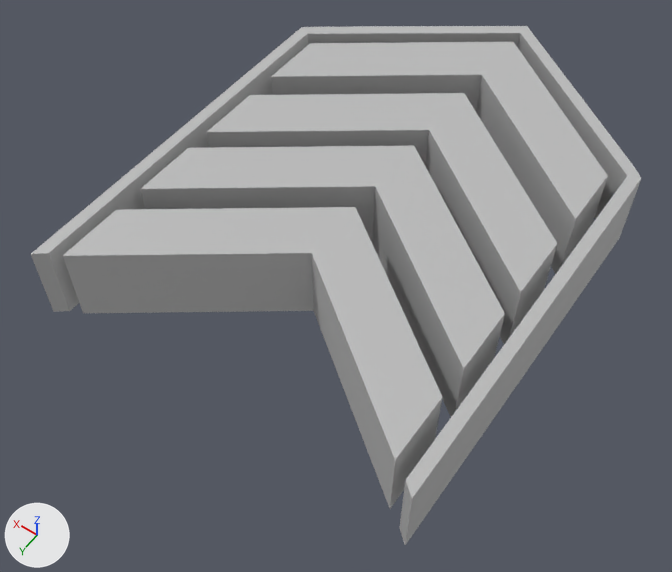
The FBX model Assets/Models/General Props/Icon/ArrowDown.fbx: old version first, new version second.
Rendered twice from a camera (50 mm lens) standing at (-11.41, 9.97, 8.8) and looking at (-7.23, 4.11, -0.41). The lights are fixed; the arrows at lower left show +X, +Y and +Z. Where no turn or scale is listed for an object, it has been applied to the vertices.

The first picture shows 'Down'.
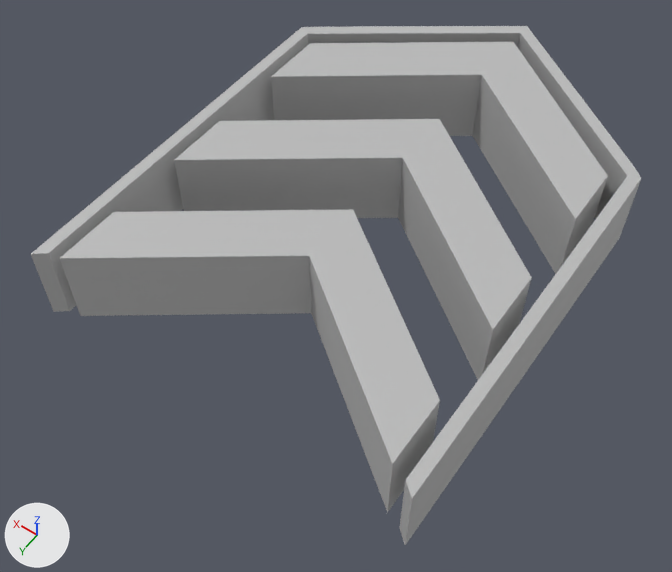
Boxes [x1, y1, x2, y2] around the edits, measured in the pictures (672 x 572 px; the box of a moved part takes in the faces that stretch with it):
part 1 of me_mesh, moved or reshaped: before [141, 146, 505, 417]; after [174, 119, 532, 380]
part 2 of me_mesh, moved or reshaped: before [63, 207, 442, 508]; after [60, 209, 440, 513]
part 3 of me_mesh, deleted: before [207, 93, 557, 344]

The change, as a diff of the scene's bpy script:
```diff
--- a/Assets/Models/General Props/Icon/ArrowDown.fbx.py
+++ b/Assets/Models/General Props/Icon/ArrowDown.fbx.py
@@ me_mesh @@
 me_mesh.from_pydata(...)  # 76 vertices, 66 faces; spans x -2.54..2.54, y -3.46..3.46, z -0.54..0.54
 # used by ob_down; location = (-7.26, 3.04, 0.25)
+# me_mesh part 1: the loose piece of 12 vertices spanning x -2.19..2.23, y -0.52..1.99, z -0.54..0.54 is moved by (0.0, -0.6, 0.0)
+# me_mesh part 2: the loose piece of 12 vertices spanning x -2.19..2.23, y 0.75..3.26, z -0.54..0.54 is moved by (0.0, 0.05, 0.0)
+# me_mesh part 3: the loose piece of 12 vertices spanning x -2.19..2.23, y -1.73..0.78, z -0.54..0.54 is deleted
 me_mesh.materials.append(mat_lambert1)
```
